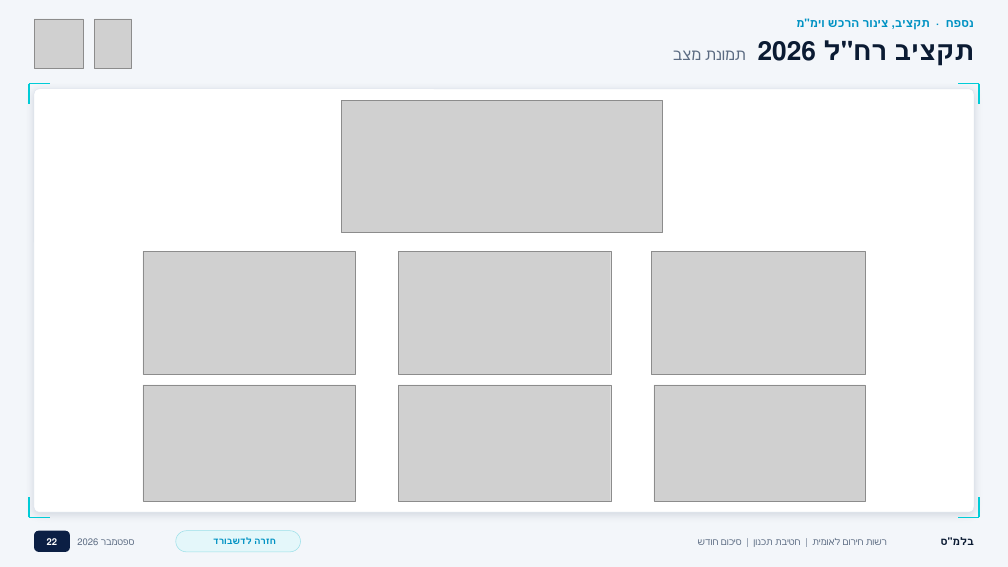
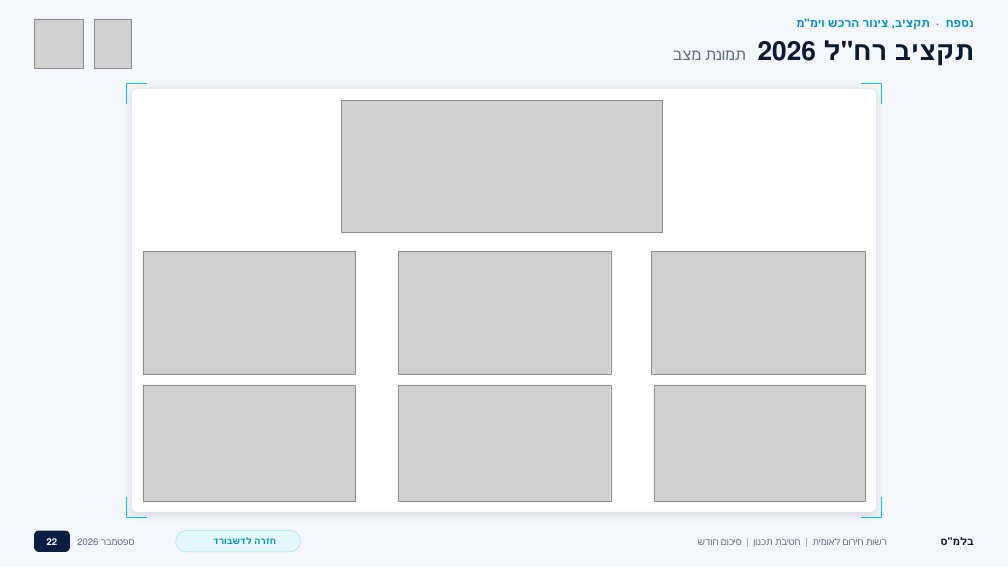
Before and after one commit to nimrodEDE/test, a slide deck: slide 22 of presentations/management-forum-2026-08-upgraded.pptx. Drawn at 1008x567 pixels with LibreOffice and Linux fonts; fonts in the diff are those of the drawing; grey boxes stand for pictures; background and template pictures are left out. Boxes give left, top, right and bottom in pixels: in the first picture for what was removed or moved away, otherwise in the second. Text is boxed around its words. In the diff, an @@ line names an element or a change of style, - is before the commit and + after.

```diff
--- a/presentations/management-forum-2026-08-upgraded.pptx
+++ b/presentations/management-forum-2026-08-upgraded.pptx
@@ rounded rectangle resized from (x1=34, y1=89, x2=974, y2=512) to (x1=132, y1=89, x2=876, y2=512) @@
@@ line moved from (979, 84) - (958, 84) to (881, 84) - (861, 84) @@
@@ line moved from (979, 84) - (979, 104) to (881, 84) - (881, 104) @@
@@ 4 lines moved together from (x1=29, y1=84, x2=50, y2=517) to (x1=126, y1=84, x2=147, y2=517) @@
@@ line moved from (979, 517) - (979, 497) to (881, 517) - (881, 497) @@
@@ line moved from (979, 517) - (958, 517) to (881, 517) - (861, 517) @@
```
Also in this commit, not shown: 38 other slides changed.
